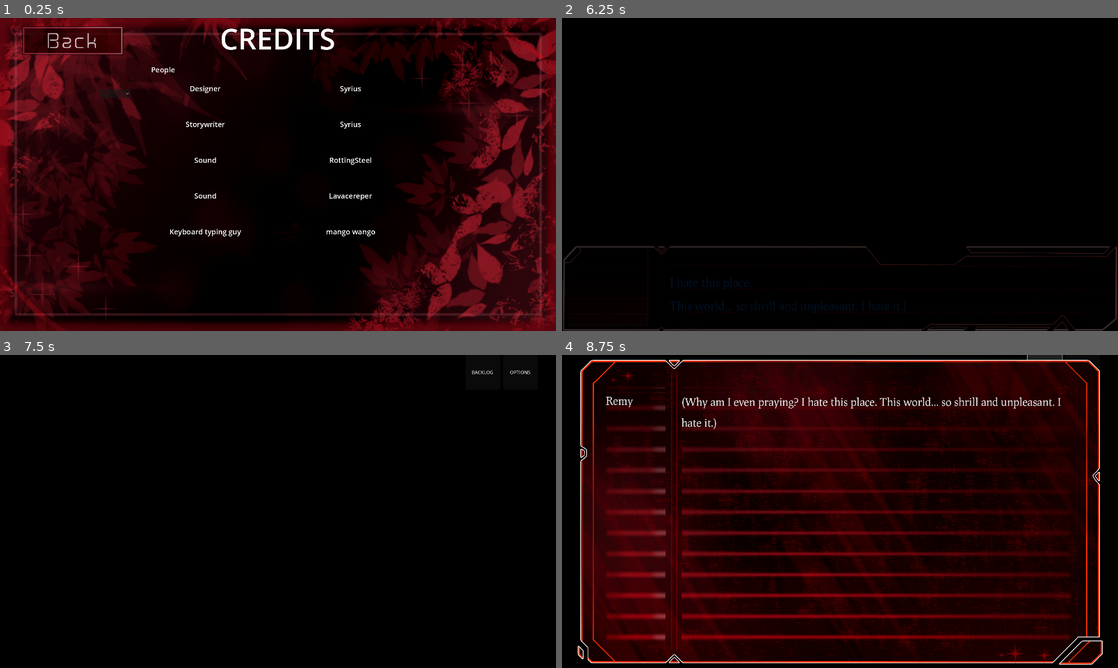
Above: before the commit, frames 1-4 (two rows, left to right).
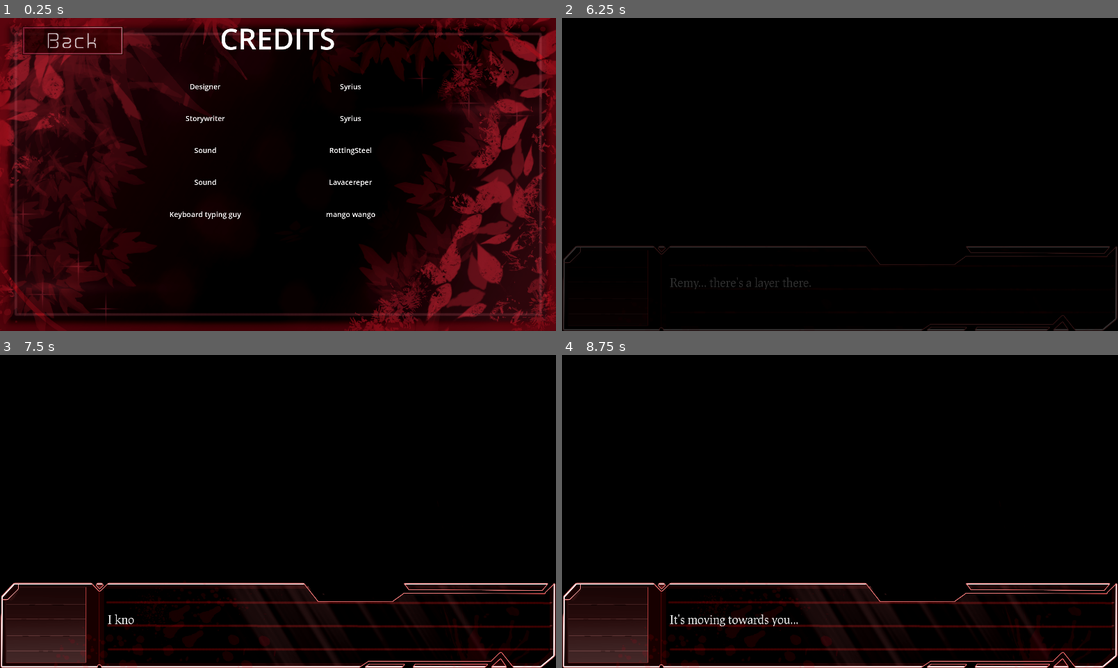
Above: after the commit, the same moments.

Repository: TomkoSK/Layers
Game: Godot game, scene res://Scenes/Credits.tscn
The game is run twice, just before and just after one commit, with the same random seed, the same clock (stepped at 60 frames per second) and the same inputs. This scene is started directly instead of the project's main scene. Video files are missing from this copy of the repository; at most half a second of black plays in their place. Sound files missing from this copy of the repository are replaced by a short silence.
Inputs (mouse positions are in pixels of both pictures, inside the frame that each line leads up to):
- Up to frame 1 (0.25 s): no input
- Up to frame 2 (6.25 s): click (678, 93) at 0.52 s; click (634, 39) at 1.25 s; click (623, 127) at 2 s; click (1051, 136) at 2.75 s; click (1095, 39) at 3.5 s; tap Enter (ui_accept) at 4.25, 4.52, 5.27 s; move the mouse to (962, 158) at 4.27 s; hold Right (ui_right) 4.28-5.03 s; click (962, 158) at 4.42 s; move the mouse to (728, 190) at 5.02 s; hold Down (ui_down) 5.03-5.75 s; click (828, 233) at 5.75 s
- Up to frame 3 (7.5 s): move the mouse to (333, 442) at 6.52 s; hold Right (ui_right) 6.53-7.28 s; tap Enter (ui_accept) at 7.25 s; move the mouse to (250, 574) at 7.27 s; hold Up (ui_up) from 7.28 s (still down); click (250, 574) at 7.42 s
- Up to frame 4 (8.75 s): tap Enter (ui_accept) at 7.52 s; release Up (ui_up) at 8 s; click (1045, 373) at 8 s, where only the run before the commit has a clickable "BACKLOG"

The runs differ from the first frame. In frame 1, 1.2% of the frame differs, in the area x 17-68%, y 15-70%; in frame 2, 0.5%; in frame 3, 9.4%; in frame 4, 64%, in the area x 0-100%, y 0-100%.

Commit message:
I may be stupid

Diff:
--- a/Scenes/Credits.tscn
+++ b/Scenes/Credits.tscn
@@ -45,7 +45,7 @@
 offset_left = 460.0
 offset_top = 184.0
 offset_right = 1460.0
-offset_bottom = 798.0
+offset_bottom = 731.0
 
 [node name="JobContainer" type="VBoxContainer" parent="CreditsContainer"]
 layout_mode = 2
@@ -130,21 +130,7 @@
 offset_top = 161.0
 offset_right = 630.0
 offset_bottom = 215.0
-text = "People"
 label_settings = ExtResource("5_g4p7f")
-
-[node name="OptionButton" type="OptionButton" parent="."]
-offset_left = 342.0
-offset_top = 246.0
-offset_right = 450.0
-offset_bottom = 277.0
-item_count = 3
-popup/item_0/text = "uhhh??"
-popup/item_0/id = 0
-popup/item_1/text = "idk man"
-popup/item_1/id = 1
-popup/item_2/text = ":D"
-popup/item_2/id = 2
 
 [connection signal="mouse_entered" from="Camera2D/BackButton" to="." method="_on_back_button_mouse_entered"]
 [connection signal="mouse_exited" from="Camera2D/BackButton" to="." method="_on_back_button_mouse_exited"]
--- a/Scripts/PrologueScene.gd
+++ b/Scripts/PrologueScene.gd
@@ -40,6 +40,6 @@
 var formattedDialogue = []#The dialogue is formatted into proper DialoguePlayer acceptable dialogue through code
 
 func scene():
-	DialoguePlayer.playDialogue(testdialogue)
+	DialoguePlayer.playDialogue(formattedDialogue)
 	await Signal(DialoguePlayer, "dialogueFinished")
 	UIButtons.set_visibility("ui", true)
--- a/project.godot
+++ b/project.godot
@@ -79,5 +79,5 @@
 
 [rendering]
 
-renderer/rendering_method="mobile"
+renderer/rendering_method="gl_compatibility"
 textures/vram_compression/import_etc2_astc=true
Not shown, removed: export_presets.cfg
Not shown, changed: .gitignore
Not shown, added: Exports/seriousGameAttempt.exe
Not shown, added: Exports/seriousGameAttempt.pck
